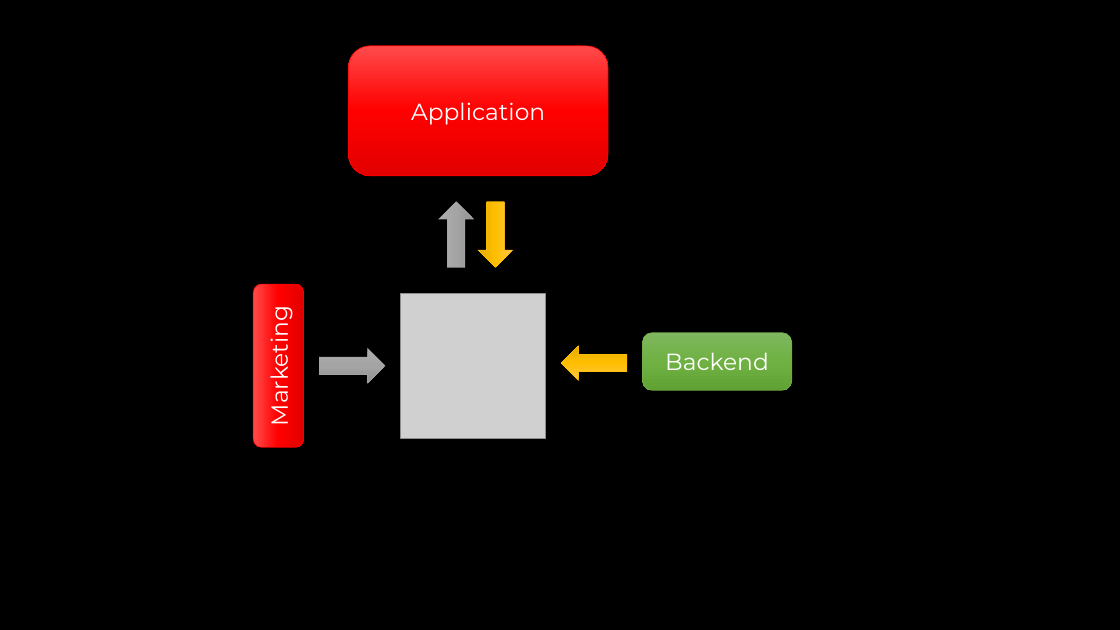
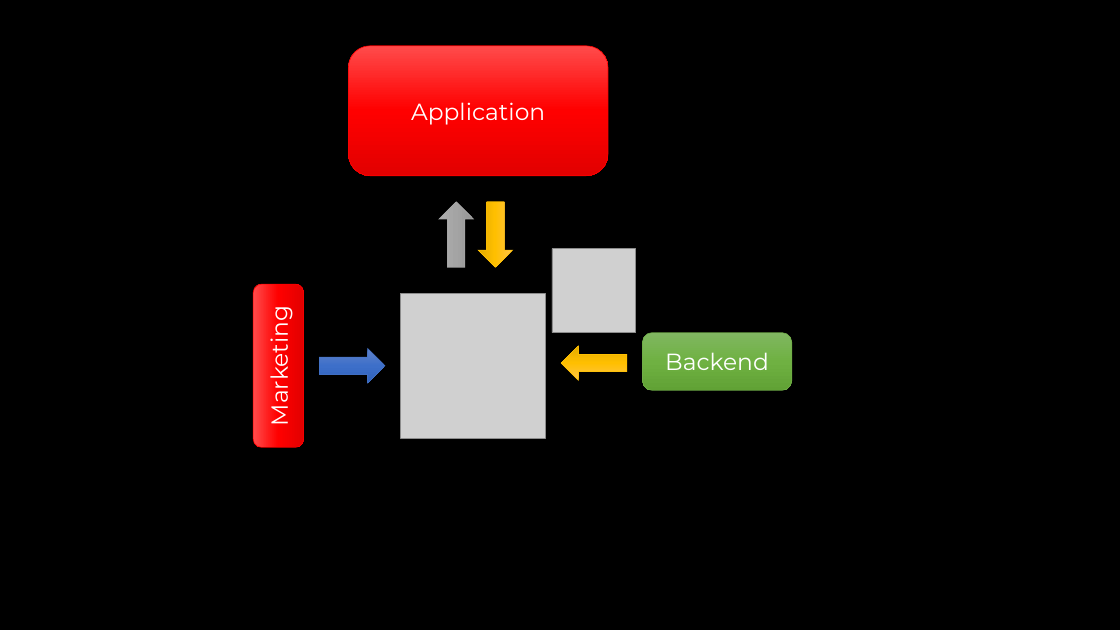
Before and after one commit to SzymonPobiega/MessagingInfrastructure, a slide deck: slide 2 of docs/images.pptx. Drawn at 1120x630 pixels with LibreOffice and Linux fonts; fonts in the diff are those of the drawing; grey boxes stand for pictures. Boxes give left, top, right and bottom in pixels: in the first picture for what was removed or moved away, otherwise in the second. Text is boxed around its words. In the diff, an @@ line names an element or a change of style, - is before the commit and + after.

```diff
--- a/docs/images.pptx
+++ b/docs/images.pptx
@@ picture added at (552,249,636,333) @@
@@ right arrow at (319,349,385,383): fill gradient #AFAFAF to #A5A5A5 to #939393 to gradient #6183CB to #3E70CA to #3062BB; outline #A5A5A5 0.5 pt to #4472C4 0.5 pt @@
```
Also in this commit, not shown: 9 other slides changed, 31 slides added, 11 slides removed, 49 other files.
